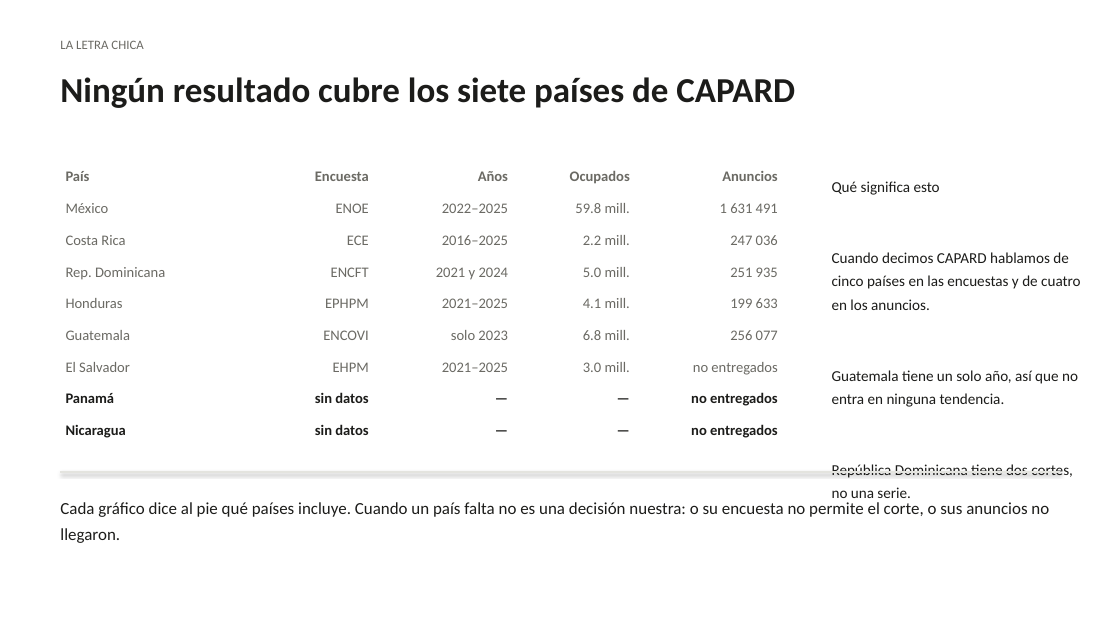
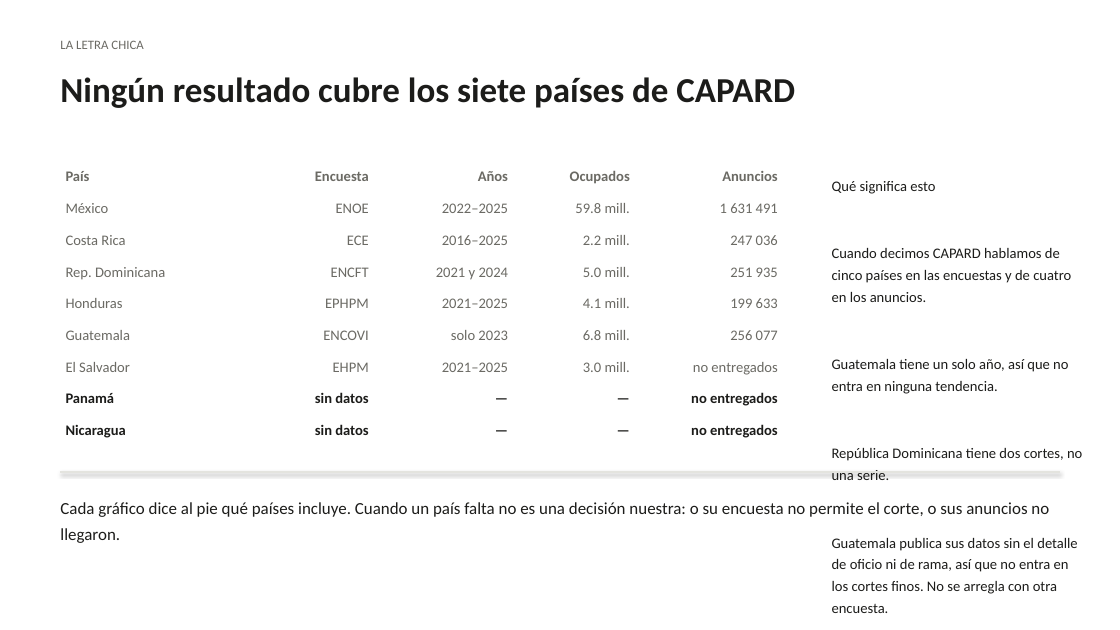
Before and after one commit to etorresram/CID-Technical-Note, a slide deck: slide 5 of Presentacion_CID_IA_Sectores.pptx. Drawn at 1120x630 pixels with LibreOffice and Linux fonts; fonts in the diff are those of the drawing. Boxes give left, top, right and bottom in pixels: in the first picture for what was removed or moved away, otherwise in the second. Text is boxed around its words. In the diff, an @@ line names an element or a change of style, - is before the commit and + after.

Commit message:
Cobertura: se explica por que Guatemala no entra en los cortes finos

```diff
--- a/Presentacion_CID_IA_Sectores.pptx
+++ b/Presentacion_CID_IA_Sectores.pptx
@@ text at <box>832,181,1082,480</box>: size 13 to 12.5 pt in "Qué significa esto", "Cuando decimos CAPARD hablamos de cinco países ...", "Guatemala tiene un solo año, así que ...", "República Dominicana tiene dos cortes, no una ..."; line spacing 1.3 to 1.25 @@
@@ text at <box>832,538,1077,613</box>: paragraph added @@
+Guatemala publica sus datos sin el detalle de oficio ni de rama, así que no entra en los cortes finos. No se arregla con otra encuesta.
```
